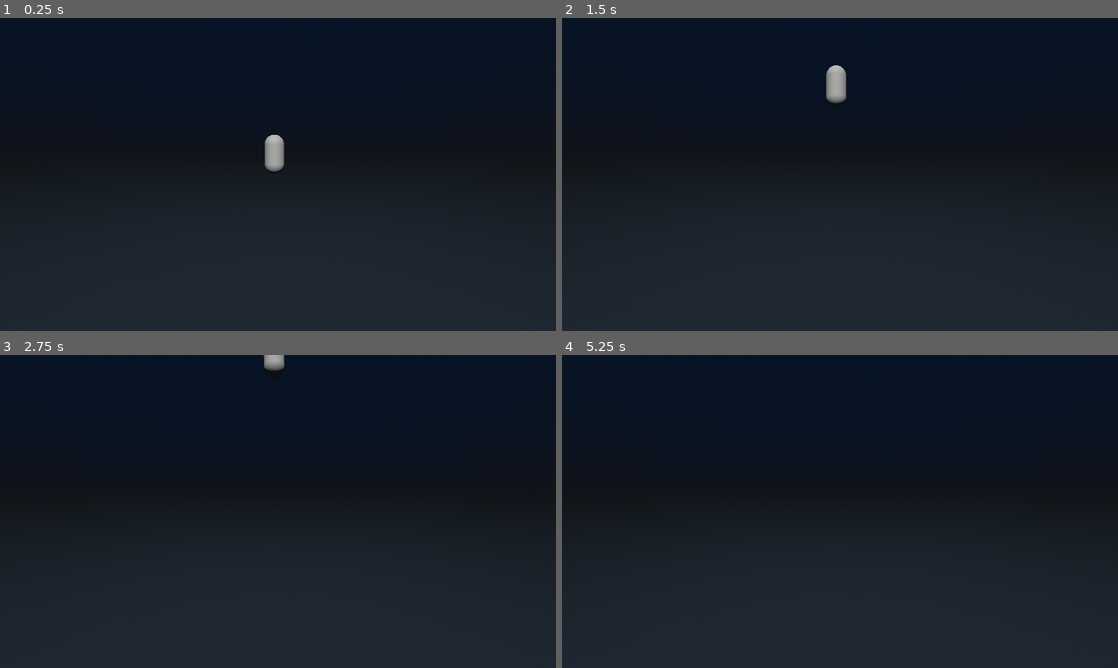
Above: before the commit, frames 1-4 (two rows, left to right).
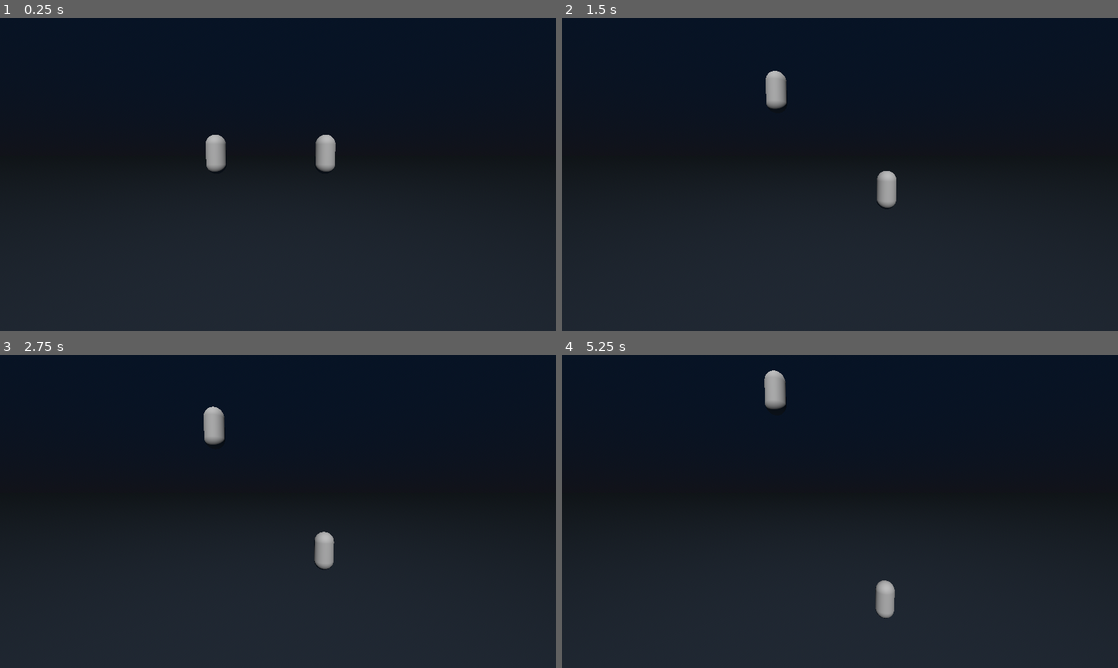
Above: after the commit, the same moments.

Repository: devlup-fsu/party-game
Game: Godot game, scene res://HoleInWallMinigane/Wall_Minigame.tscn
Two runs of this game, one before a commit and one after it. Both use one fixed random seed, a clock stepped at 60 frames per second and the inputs below. This scene is started directly instead of the project's main scene.
Inputs:
- Up to frame 1 (0.25 s): no input
- Up to frame 2 (1.5 s): tap Enter at 0.5 s; hold W (wall_p1_up) 0.53-1.28 s; hold Down (wall_p2_down) 0.53-1.28 s; tap Up (wall_p2_up) at 0.8, 1.35 s; hold S (wall_p1_down) from 1.28 s (still down)
- Up to frame 3 (2.75 s): tap Down (wall_p2_down) at 1.55 s; release S (wall_p1_down) at 2.03 s; hold W (wall_p1_up) from 2.03 s (still down); hold Down (wall_p2_down) from 2.03 s (still down); tap Up (wall_p2_up) at 2.3 s
- Up to frame 4 (5.25 s): release Down (wall_p2_down) at 2.78 s; tap Up (wall_p2_up) at 2.85, 3.8, 4.35 s; tap Down (wall_p2_down) at 3.05, 4.55 s; release W (wall_p1_up) at 3.53 s; hold Down (wall_p2_down) 3.53-4.28 s; hold S (wall_p1_down) from 3.53 s (still down); tap Space at 5 s; hold Down (wall_p2_down) from 5.03 s (still down)

The runs differ from the first frame. In frame 1, 1.1% of the frame differs, in the area x 37-61%, y 37-50%; in frame 2, 1.2%, in the area x 36-61%, y 15-61%; in frame 3, 0.9%; in frame 4, 0.8%.

Commit message:
Adds chain following players and updates movement

Diff:
--- a/HoleInWallMinigane/Wall_Minigame.tscn
+++ b/HoleInWallMinigane/Wall_Minigame.tscn
@@ -1,6 +1,7 @@
-[gd_scene load_steps=5 format=3 uid="uid://4hxfda0fvecm"]
+[gd_scene load_steps=7 format=3 uid="uid://4hxfda0fvecm"]
 
 [ext_resource type="PackedScene" uid="uid://c1r4vrrpf7usc" path="res://HoleInWallMinigane/wall_player.tscn" id="1_6ps5w"]
+[ext_resource type="Script" path="res://HoleInWallMinigane/wall_minigame.gd" id="1_i7wdh"]
 
 [sub_resource type="ProceduralSkyMaterial" id="ProceduralSkyMaterial_uomkt"]
 sky_top_color = Color(0.0474158, 0.0894499, 0.15262, 1)
@@ -19,7 +20,15 @@
 ambient_light_energy = 6.0
 reflected_light_source = 2
 
+[sub_resource type="Curve3D" id="Curve3D_wll0x"]
+_data = {
+"points": PackedVector3Array(0, 0, 0, 0, 0, 0, -3.94532, 1.79913, 1.37998, 0, 0, 0, 0, 0, 0, 6.10597, 1.84406, 0.57368),
+"tilts": PackedFloat32Array(0, 0)
+}
+point_count = 2
+
 [node name="WallMinigameMain" type="Node3D"]
+script = ExtResource("1_i7wdh")
 
 [node name="WorldEnvironment" type="WorldEnvironment" parent="."]
 environment = SubResource("Environment_yvyvf")
@@ -28,8 +37,15 @@
 transform = Transform3D(1, 0, 0, 0, 0.995808, 0.0914667, 0, -0.0914667, 0.995808, 0, 3.6901, 10.5326)
 
 [node name="Wall_Player" parent="WorldEnvironment" instance=ExtResource("1_6ps5w")]
-transform = Transform3D(1, 0, 0, 0, 1, 0, 0, 0, 1, -0.18759, 3.75753, 0.042532)
+transform = Transform3D(1, 0, 0, 0, 1, 0, 0, 0, 1, -3.16279, 3.75753, 0.042532)
+
+[node name="Wall_Player2" parent="WorldEnvironment" instance=ExtResource("1_6ps5w")]
+transform = Transform3D(1, 0, 0, 0, 1, 0, 0, 0, 1, 2.41487, 3.75753, 0.042532)
+player = 1
 
 [node name="DirectionalLight3D" type="DirectionalLight3D" parent="."]
 transform = Transform3D(1, 0, 0, 0, 0.749014, 0.662555, 0, -0.662555, 0.749014, 0, 0, 25.8418)
 light_energy = 1.61
+
+[node name="Path3D" type="Path3D" parent="."]
+curve = SubResource("Curve3D_wll0x")
--- /dev/null
+++ b/HoleInWallMinigane/wall_minigame.gd
@@ -0,0 +1,15 @@
+extends Node3D
+@onready var _p1 := $WorldEnvironment/Wall_Player
+@onready var _p2 := $WorldEnvironment/Wall_Player2
+@onready var _line: Path3D = $Path3D
+
+# Called when the node enters the scene tree for the first time.
+func _ready() -> void:
+	for i in range(_line.curve.point_count):
+		print(_line.curve.get_point_position(i))
+
+
+# Called every frame. 'delta' is the elapsed time since the previous frame.
+func _process(delta: float) -> void:
+	_line.curve.set_point_position(0, _p1.position)
+	_line.curve.set_point_position(1, _p2.position)
--- a/HoleInWallMinigane/wall_player.gd
+++ b/HoleInWallMinigane/wall_player.gd
@@ -21,17 +21,32 @@
 func _physics_process(delta):
 	if player == Controls.Player.ONE:
 		if Input.is_action_pressed("wall_p1_up") and velocity.y < maxSpeed:
-			velocity.y += SPEED*delta
+			if (velocity.y < 0):
+				velocity.y = move_toward(velocity.y, 0.0, FRICTION * delta)
+			else:
+				velocity.y += SPEED*delta
 		elif Input.is_action_pressed("wall_p1_down") and velocity.y > -maxSpeed:
-			velocity.y += -SPEED*delta
+			if (velocity.y > 0):
+				velocity.y = move_toward(velocity.y, 0.0, FRICTION * delta)
+			else:
+				velocity.y += -SPEED*delta
 		else:
 			velocity.y = move_toward(velocity.y, 0.0, FRICTION * delta)
-		print(velocity.y)
+
 	if player == Controls.Player.TWO:
 		if Input.is_action_pressed("wall_p2_up"):
-			velocity.y += SPEED*delta
-		if Input.is_action_pressed("wall_p2_down"):
-			velocity.y += -SPEED*delta
+			if (velocity.y < 0):
+				velocity.y = move_toward(velocity.y, 0.0, FRICTION * delta)
+			else:
+				velocity.y += SPEED*delta
+		elif Input.is_action_pressed("wall_p2_down"):
+			if (velocity.y > 0):
+				velocity.y = move_toward(velocity.y, 0.0, FRICTION * delta)
+			else:
+				velocity.y += -SPEED*delta
+		else:
+			velocity.y = move_toward(velocity.y, 0.0, FRICTION * delta)
+
 
 	var input_dir = Controls.get_vector(player, "core_player_left", "core_player_right", "core_player_up", "core_player_down")
 	var direction = (transform.basis * Vector3(input_dir.x, 0, input_dir.y)).normalized()
